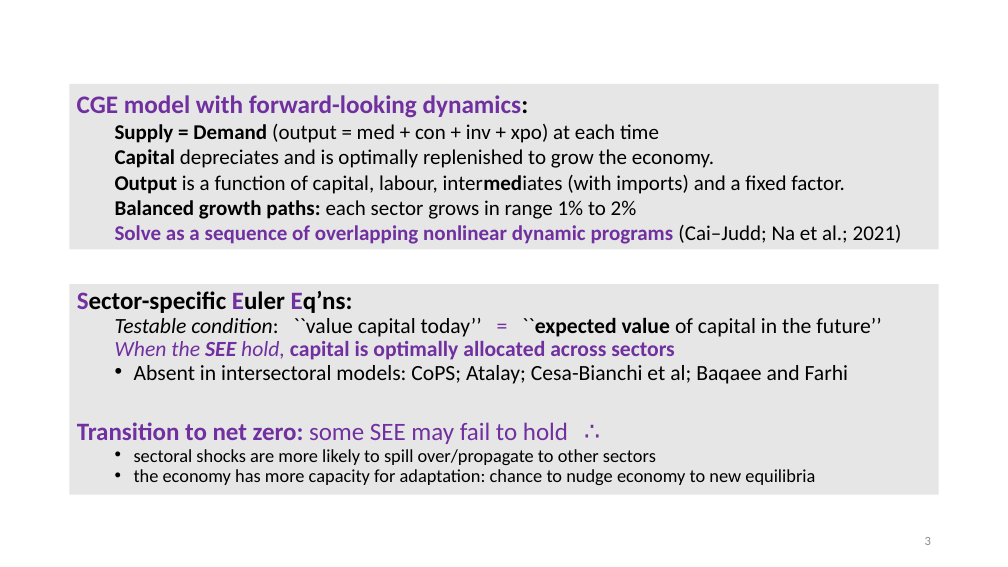
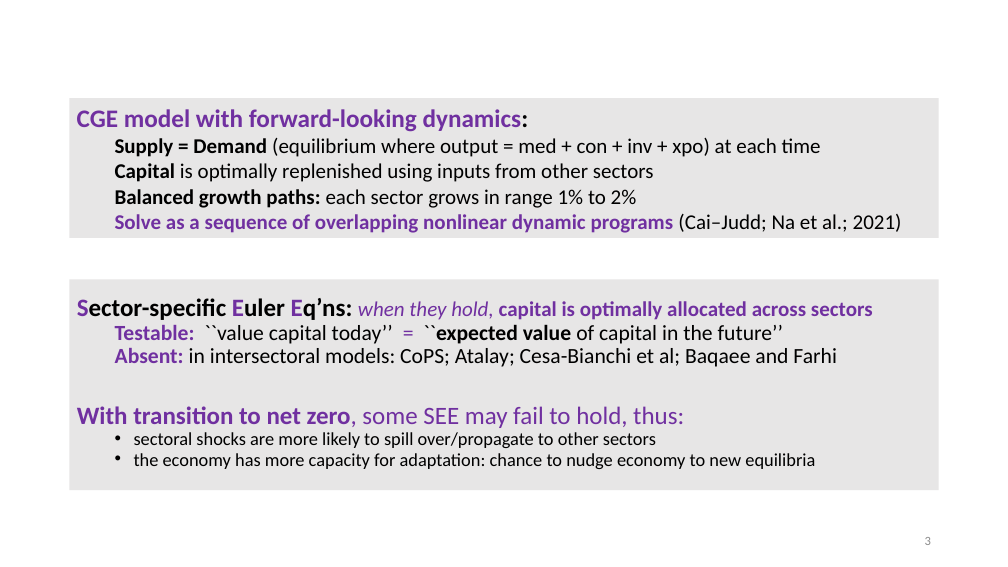
Before and after one commit to patrickocal/gladstone, a slide deck: slide 3 of powerpoint/glad-slides.pptx. Drawn at 1008x567 pixels with LibreOffice and Linux fonts; fonts in the diff are those of the drawing; grey boxes stand for pictures. Boxes give left, top, right and bottom in pixels: in the first picture for what was removed or moved away, otherwise in the second. Text is boxed around its words. In the diff, an @@ line names an element or a change of style, - is before the commit and + after.

Commit message:
slides significantly modified: now emsee is upfront

```diff
--- a/powerpoint/glad-slides.pptx
+++ b/powerpoint/glad-slides.pptx
@@ rectangle "CGE model with forward-looking dynamics:": place and size @@
-rectangle "CGE model with forward-looking dynamics:" at [70, 84, 939, 250]
+rectangle "CGE model with forward-looking dynamics:" at [70, 98, 939, 238]
@@ text in rectangle at [115, 138, 821, 182]: text changed @@
-  Supply = Demand (output = med + con + inv + xpo) at each time
-  Capital depreciates and is optimally replenished to grow the economy.
-  Output is a function of capital, labour, intermediates (with imports) and a fixed factor.
+  Supply = Demand (equilibrium where output = med + con + inv + xpo) at each time
+  Capital is optimally replenished using inputs from other sectors
@@ text "Sector-specific Euler Eq’ns: when they ...": place and size @@
-text "Sector-specific Euler Eq’ns: when they ..." at [70, 284, 939, 495]
+text "Sector-specific Euler Eq’ns: when they ..." at [70, 279, 939, 490]
@@ text at [77, 298, 873, 428]: text changed @@
-Sector-specific Euler Eq’ns:
-  Testable condition: ``value capital today’’ = ``expected value of capital in the future’’
-  When the SEE hold, capital is optimally allocated across sectors
-  • Absent in intersectoral models: CoPS; Atalay; Cesa-Bianchi et al; Baqaee and Farhi
-Transition to net zero: some SEE may fail to hold
+Sector-specific Euler Eq’ns: when they hold, capital is optimally allocated across sectors
+  Testable: ``value capital today’’ = ``expected value of capital in the future’’
+  Absent: in intersectoral models: CoPS; Atalay; Cesa-Bianchi et al; Baqaee and Farhi
+With transition to net zero, some SEE may fail to hold, thus:
@@ text removed at [577, 412, 604, 450] @@
-∴
```
Also in this commit, not shown: 1 other file.
